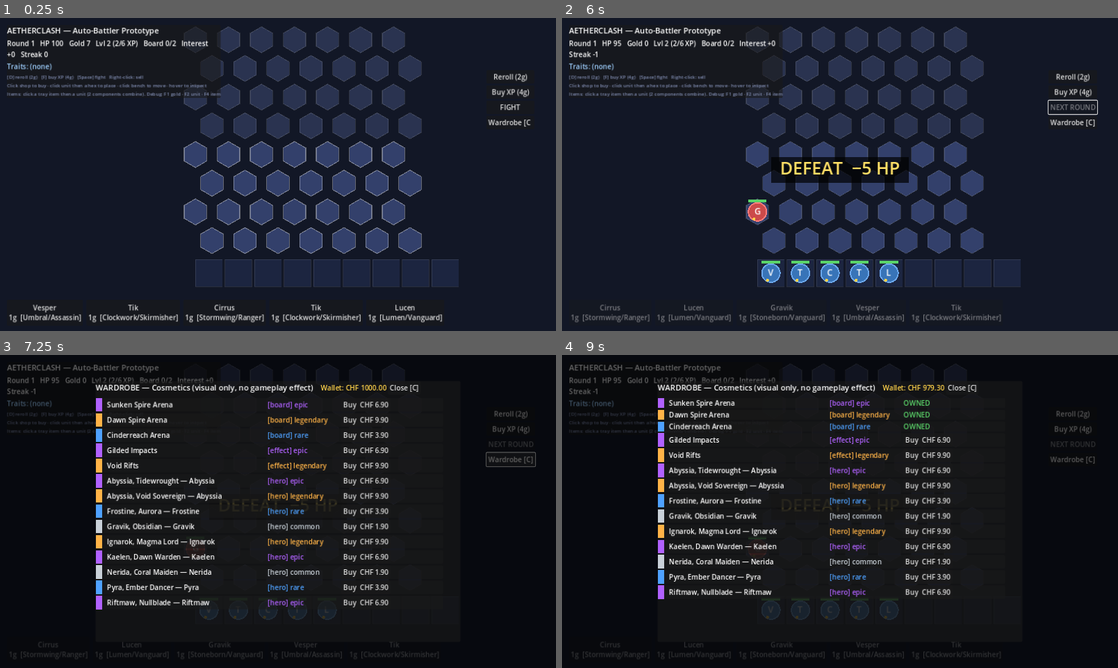
Above: before the commit, frames 1-4 (two rows, left to right).
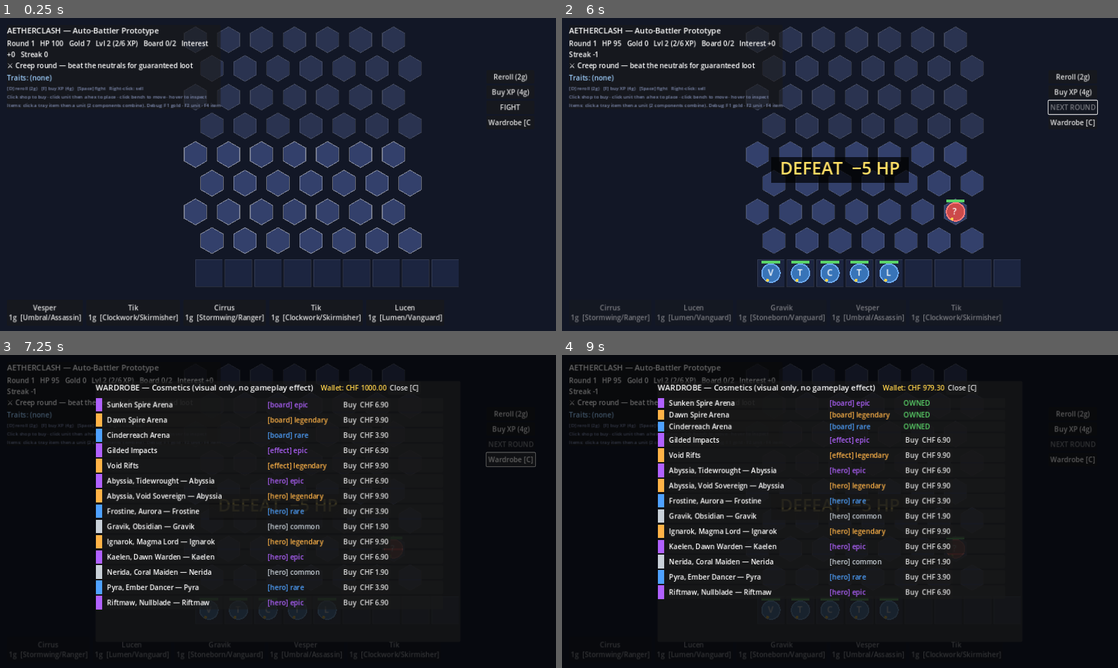
Above: after the commit, the same moments.

Repository: jeremygubler/testing
Game: Godot game, scene res://src/presentation/Main.tscn
The game is run twice, just before and just after one commit, with the same random seed, the same clock (stepped at 60 frames per second) and the same inputs.
Inputs:
- Up to frame 1 (0.25 s): no input
- Up to frame 2 (6 s): click "Vesper 1g [Umbral/Assassin]" at 0.5 s; click "Tik 1g [Clockwork/Skirmisher]" at 1.25 s; click "Cirrus 1g [Stormwing/Ranger]" at 2 s; click "Tik 1g [Clockwork/Skirmisher]" at 2.75 s; click "Lucen 1g [Lumen/Vanguard]" at 3.5 s; click "Reroll (2g)" at 4.25 s; click "Buy XP (4g)" at 5 s; click "FIGHT" at 5.75 s
- Up to frame 3 (7.25 s): click "Wardrobe [C]" at 6.5 s
- Up to frame 4 (9 s): click "Buy CHF 6.90" at 7.25 s; click "Buy CHF 9.90" at 8 s; click "Buy CHF 3.90" at 8.75 s

The runs differ from the first frame. In frame 1, 1.9% of the frame differs, in the area x 1-40%, y 14-30%; in frame 2, 2.3%, in the area x 1-73%, y 14-66%; in frame 3, 0.4%; in frame 4, 0.5%.

Commit message:
Fix round-number membership vs JSON floats (creep + augment offers)
CI showed is_creep_round() always false: JSON parses [1,5,9] as floats, so
Array.has(int) never matched. The same latent bug silently broke the augment
OFFER flow (offer_rounds.has(round_number)) — earlier augment tests bypassed it
by setting pending_augments directly. Add _int_array_has() (compares via int())
and use it for both creep rounds and augment offers. New test augment_offer
locks in that offers actually trigger on offer rounds.

Co-Authored-By: Claude Opus 4.8 <noreply@anthropic.com>
Claude-Session: https://claude.ai/code/session_01FR5ooowFZsBNDc1N3Bao3V

Diff:
--- a/autobattler/src/sim/GameState.gd
+++ b/autobattler/src/sim/GameState.gd
@@ -76,7 +76,16 @@
 func is_creep_round(r: int = -999) -> bool:
 	var check: int = round_number if r == -999 else r
 	var rc: Array = GameDatabase.cfg("rounds", {}).get("creep_rounds", [])
-	return rc.has(check)
+	return _int_array_has(rc, check)
+
+
+## Membership test that tolerates JSON numbers parsed as float (Array.has(int)
+## would miss a float-valued list element).
+static func _int_array_has(arr: Array, value: int) -> bool:
+	for x in arr:
+		if int(x) == value:
+			return true
+	return false
 
 
 func _build_opponent() -> Array:
@@ -401,7 +410,7 @@
 		return
 	var acfg: Dictionary = GameDatabase.augments_config
 	var offer_rounds: Array = acfg.get("offer_rounds", [])
-	if not offer_rounds.has(round_number):
+	if not _int_array_has(offer_rounds, round_number):
 		return
 	var n: int = int(acfg.get("choices_per_offer", 3))
 	var available: Array = []
--- a/autobattler/tests/TestSuite.gd
+++ b/autobattler/tests/TestSuite.gd
@@ -32,6 +32,7 @@
 	_run("augment_economy", test_augment_economy)
 	_run("augment_combat_mods", test_augment_combat_mods)
 	_run("save_load_roundtrip", test_save_load_roundtrip)
+	_run("augment_offer", test_augment_offer)
 	_run("creep_round_opponent", test_creep_round_opponent)
 	_run("creep_round_reward", test_creep_round_reward)
 
@@ -302,6 +303,20 @@
 	_check(g2.augments.has("prosperity"), "augment restored")
 
 
+func test_augment_offer() -> void:
+	# Offer rounds come from JSON (numbers may parse as float) — the offer must
+	# still trigger. Round 2 is an offer round; round 3 is not.
+	var g := GameState.new(8)
+	g.round_number = 2
+	g._maybe_offer_augments()
+	_check(not g.pending_augments.is_empty(), "augments offered on an offer round")
+	_eq(g.pending_augments.size(), 3, "three augments offered")
+	var g2 := GameState.new(8)
+	g2.round_number = 3
+	g2._maybe_offer_augments()
+	_check(g2.pending_augments.is_empty(), "no augments on a non-offer round")
+
+
 func test_creep_round_opponent() -> void:
 	var g := GameState.new(5)
 	_check(g.is_creep_round(1), "round 1 is a creep round")
